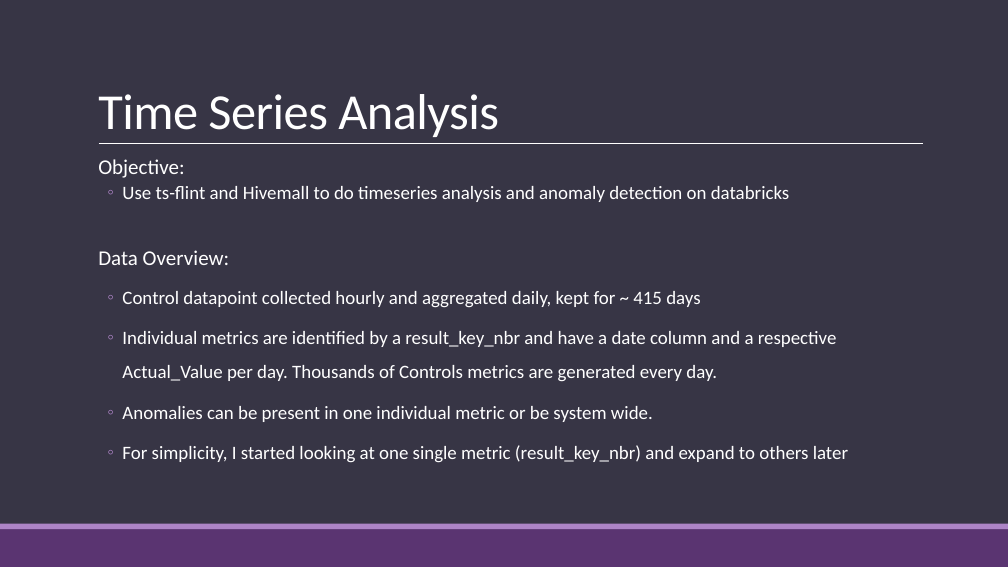
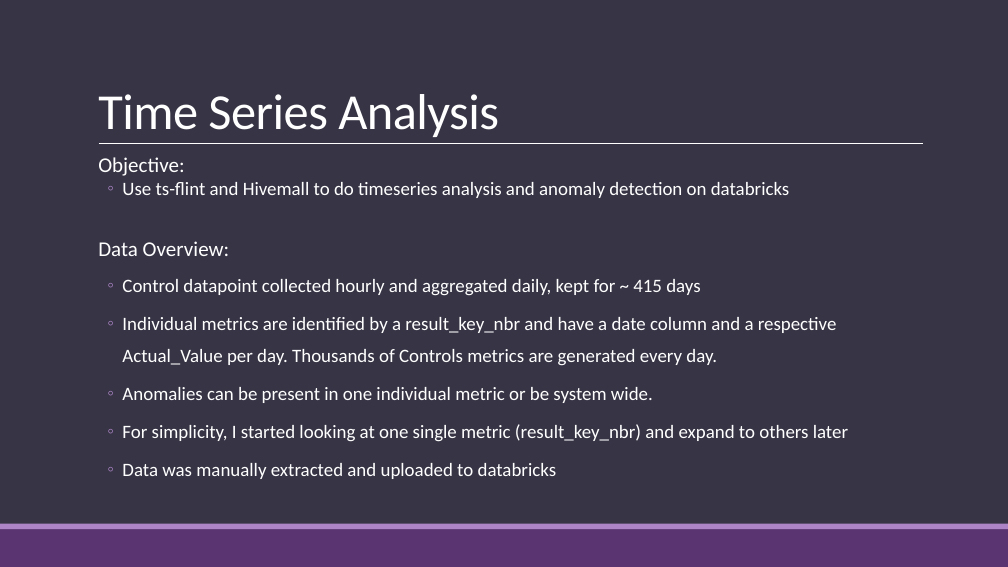
Before and after one commit to jcmart-uw/BigData230, a slide deck: slide 5 of FinalProject_JCM_230.pptx. Drawn at 1008x567 pixels with LibreOffice and Linux fonts; fonts in the diff are those of the drawing. Boxes give left, top, right and bottom in pixels: in the first picture for what was removed or moved away, otherwise in the second. Text is boxed around its words. In the diff, an @@ line names an element or a change of style, - is before the commit and + after.

```diff
--- a/FinalProject_JCM_230.pptx
+++ b/FinalProject_JCM_230.pptx
@@ text at box(98, 157, 848, 442): line spacing 0.9 to 0.8; line spacing 1.5 to 1.4 @@
@@ text at box(122, 463, 557, 479): paragraph added @@
+  ◦ Data was manually extracted and uploaded to databricks
```
Also in this commit, not shown: 5 other files.
